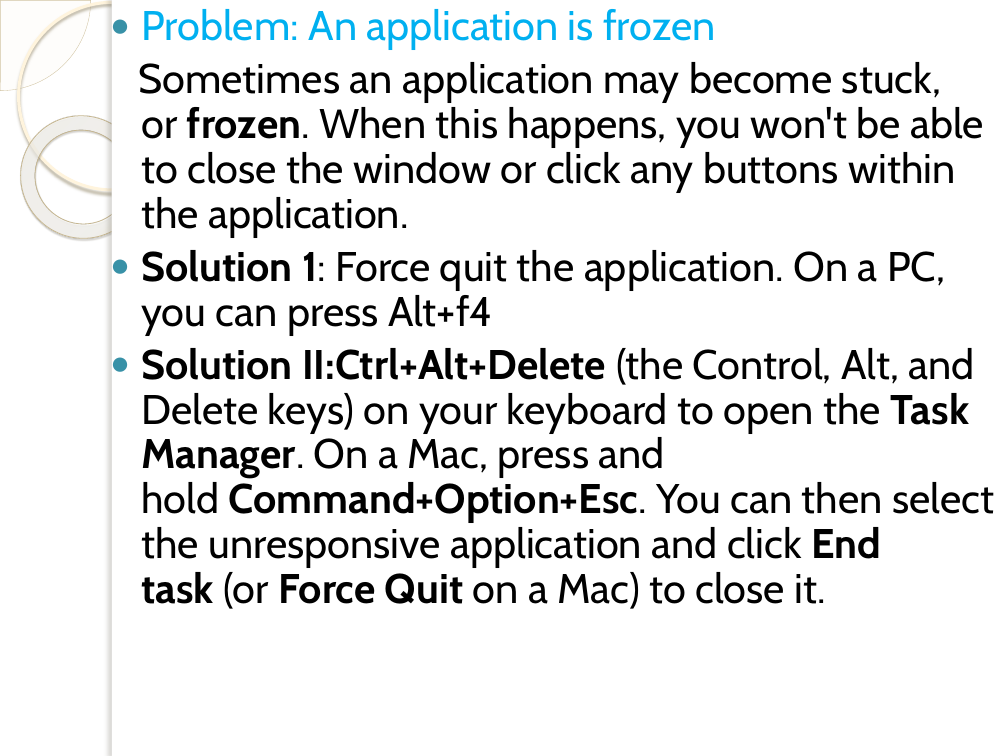
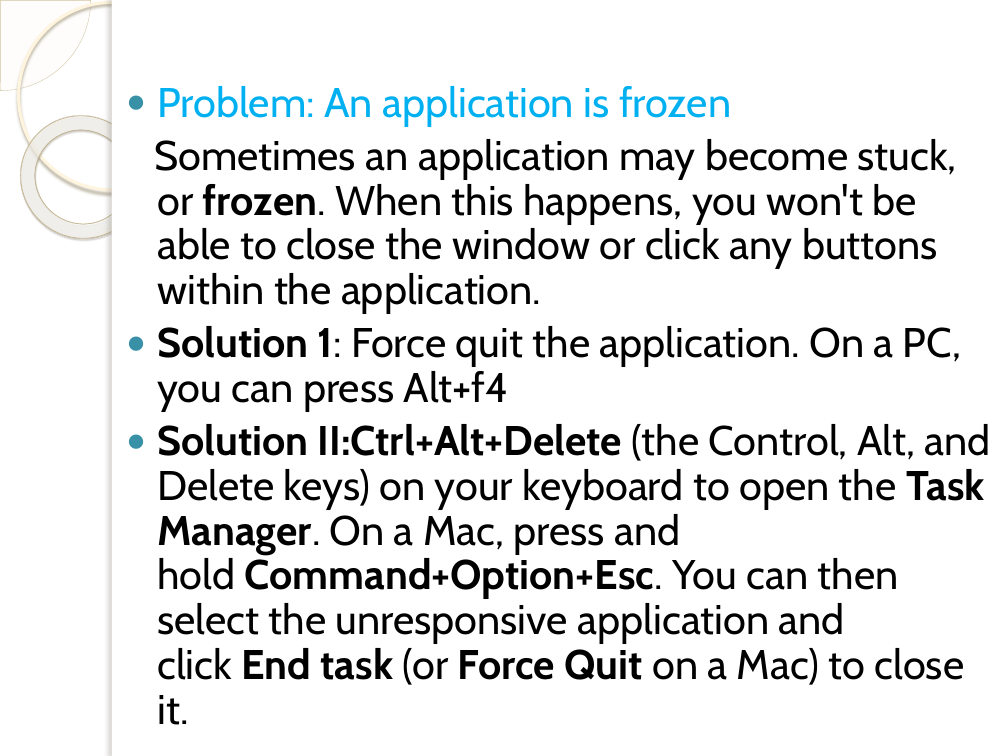
Before and after one commit to VishalChudasama08/MCA, a slide deck: slide 91 of Sem-1/FOC/Unit-1/unit-1 PPT updated.pptx. Drawn at 1008x756 pixels with LibreOffice and Linux fonts; fonts in the diff are those of the drawing; background and template pictures are left out. Boxes give left, top, right and bottom in pixels: in the first picture for what was removed or moved away, otherwise in the second. Text is boxed around its words. In the diff, an @@ line names an element or a change of style, - is before the commit and + after.

```diff
--- a/Sem-1/FOC/Unit-1/unit-1 PPT updated.pptx
+++ b/Sem-1/FOC/Unit-1/unit-1 PPT updated.pptx
@@ text "Problem: An application is frozen" rewrapped from [138,9,994,609] to [154,86,990,725] @@
```
Also in this commit, not shown: 13 other slides changed, 11 slides added, 9 other files.
